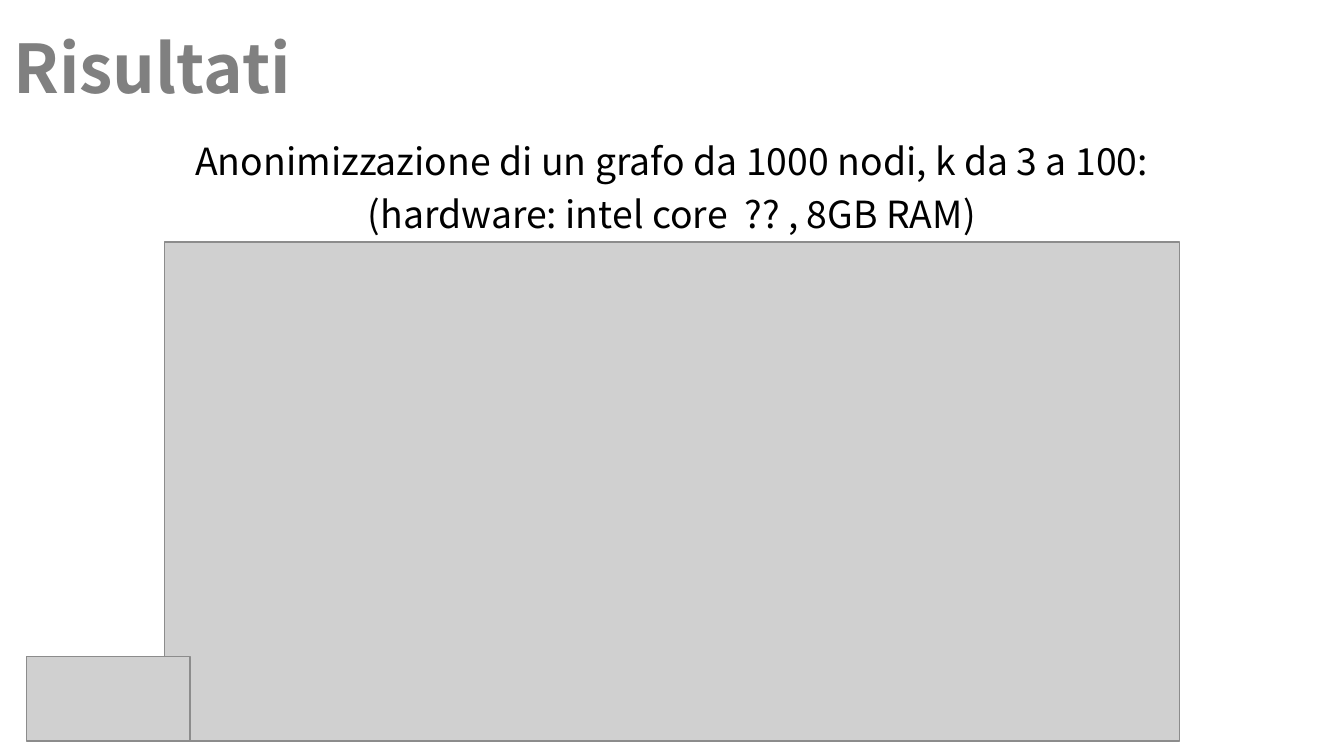
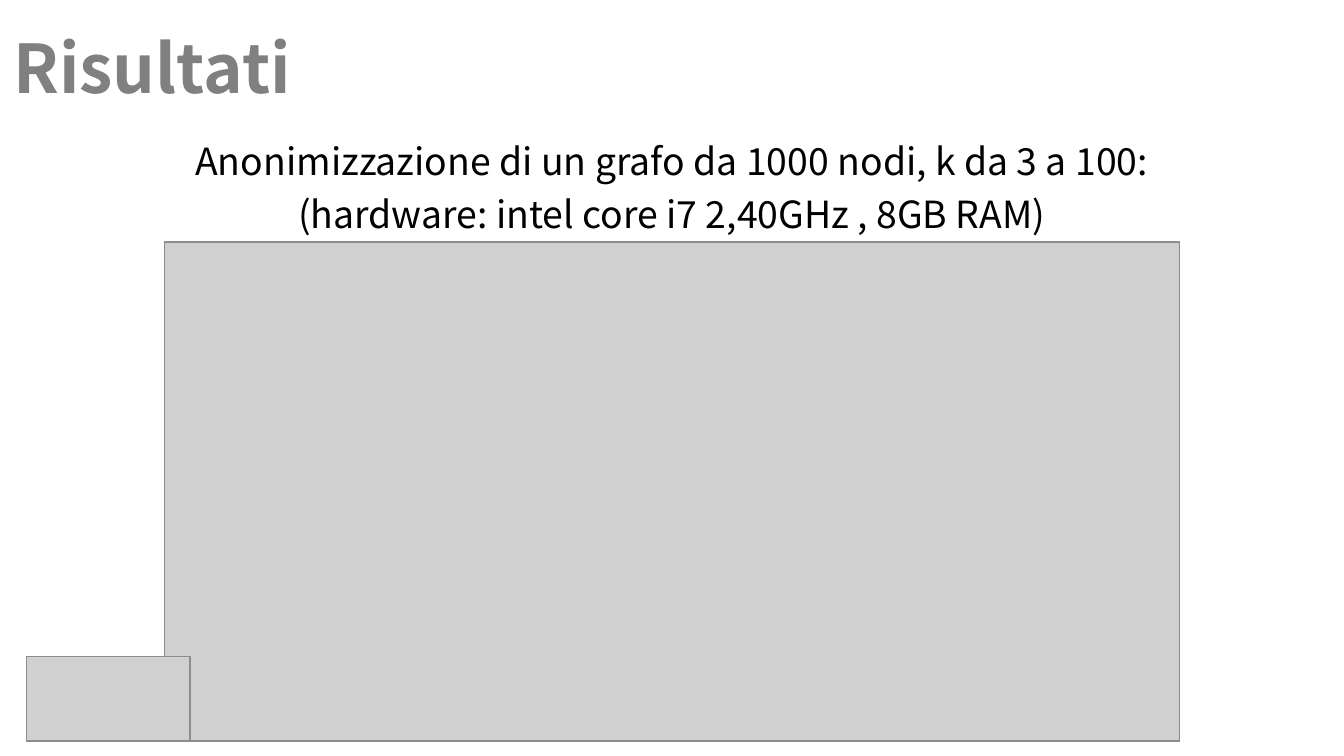
Before and after one commit to Navypowder/DP-P-project, a slide deck: slide 17 of Presentation/Towards_Identity_Anonymization_on_graph(K-degree anonymization).pptx. Drawn at 1344x756 pixels with LibreOffice and Linux fonts; fonts in the diff are those of the drawing; grey boxes stand for pictures; background and template pictures are left out. Boxes give left, top, right and bottom in pixels: in the first picture for what was removed or moved away, otherwise in the second. Text is boxed around its words. In the diff, an @@ line names an element or a change of style, - is before the commit and + after.

```diff
--- a/Presentation/Towards_Identity_Anonymization_on_graph(K-degree anonymization).pptx
+++ b/Presentation/Towards_Identity_Anonymization_on_graph(K-degree anonymization).pptx
@@ text at box(298, 197, 1045, 235): text changed @@
-(hardware: intel core ?? , 8GB RAM)
+(hardware: intel core i7 2,40GHz , 8GB RAM)
```
Also in this commit, not shown: 1 other slide changed.
